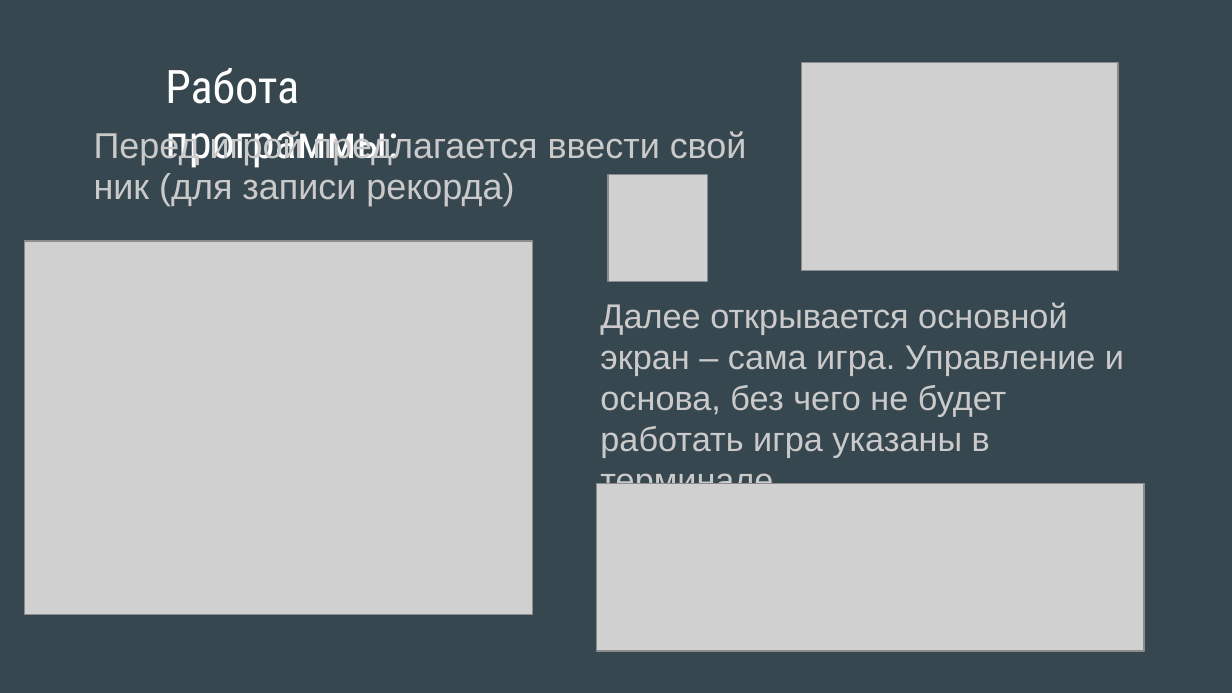
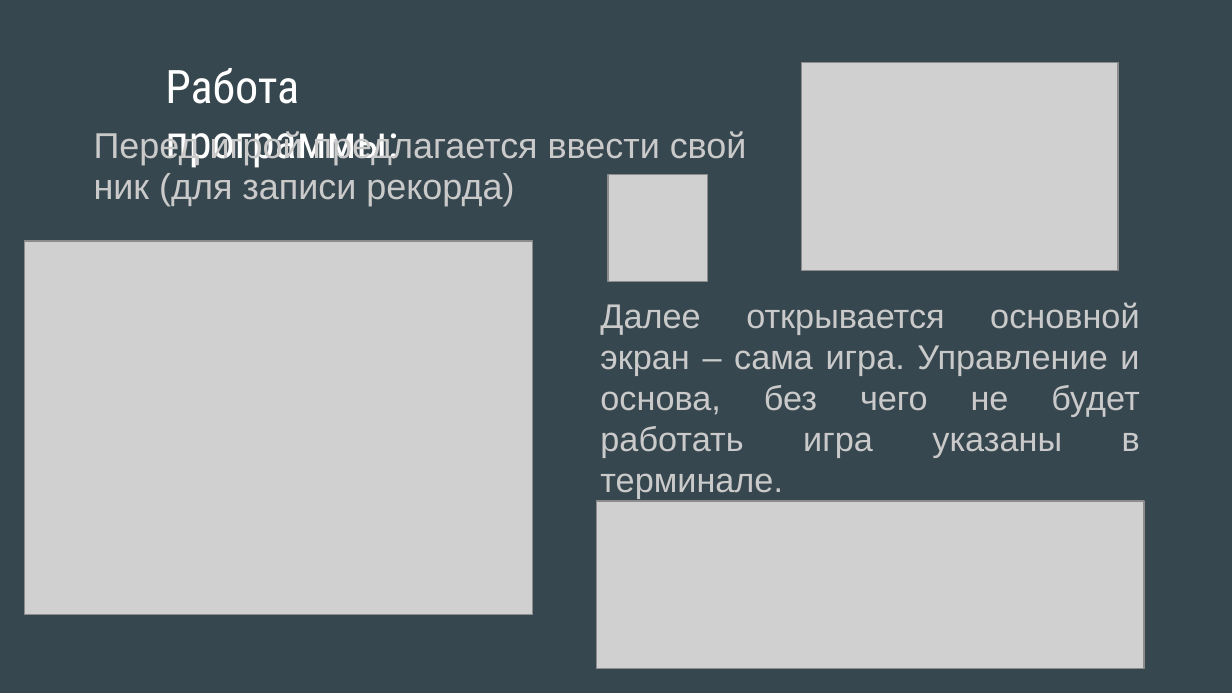
Before and after one commit to SchoolCodeMumladze/Game_Snake, a slide deck: slide 4 of Игра “Змейка”.pptx. Drawn at 1232x693 pixels with LibreOffice and Linux fonts; fonts in the diff are those of the drawing; grey boxes stand for pictures. Boxes give left, top, right and bottom in pixels: in the first picture for what was removed or moved away, otherwise in the second. Text is boxed around its words. In the diff, an @@ line names an element or a change of style, - is before the commit and + after.

```diff
--- a/Игра “Змейка”.pptx
+++ b/Игра “Змейка”.pptx
@@ text "Далее открывается основной экран – ..." at [600, 302, 1140, 457]: alignment left to justified @@
@@ picture: place and size @@
-picture at [596, 484, 1145, 652]
+picture at [596, 501, 1145, 669]
```
Also in this commit, not shown: 5 other slides changed, 4 other files.
